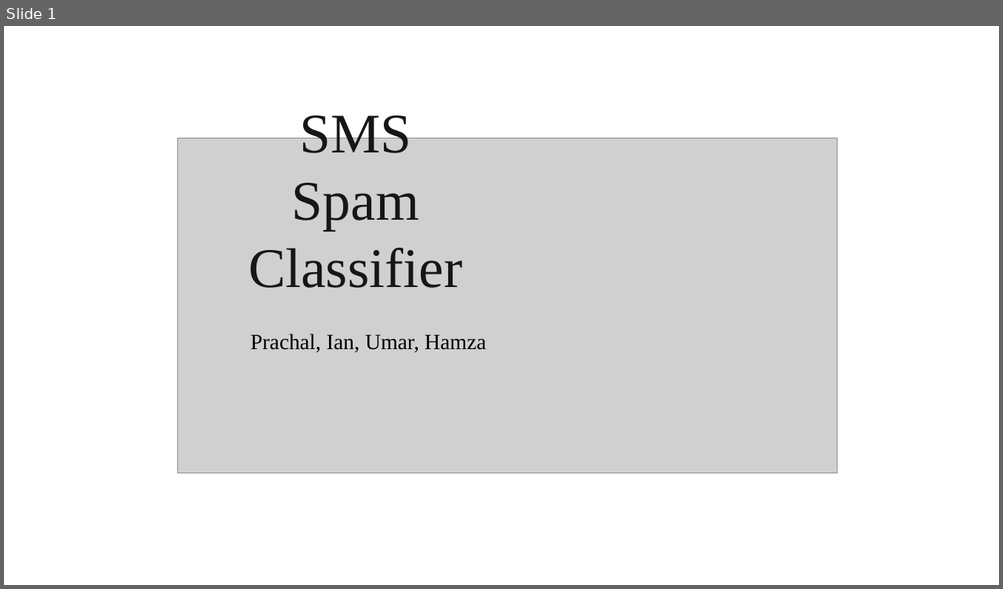
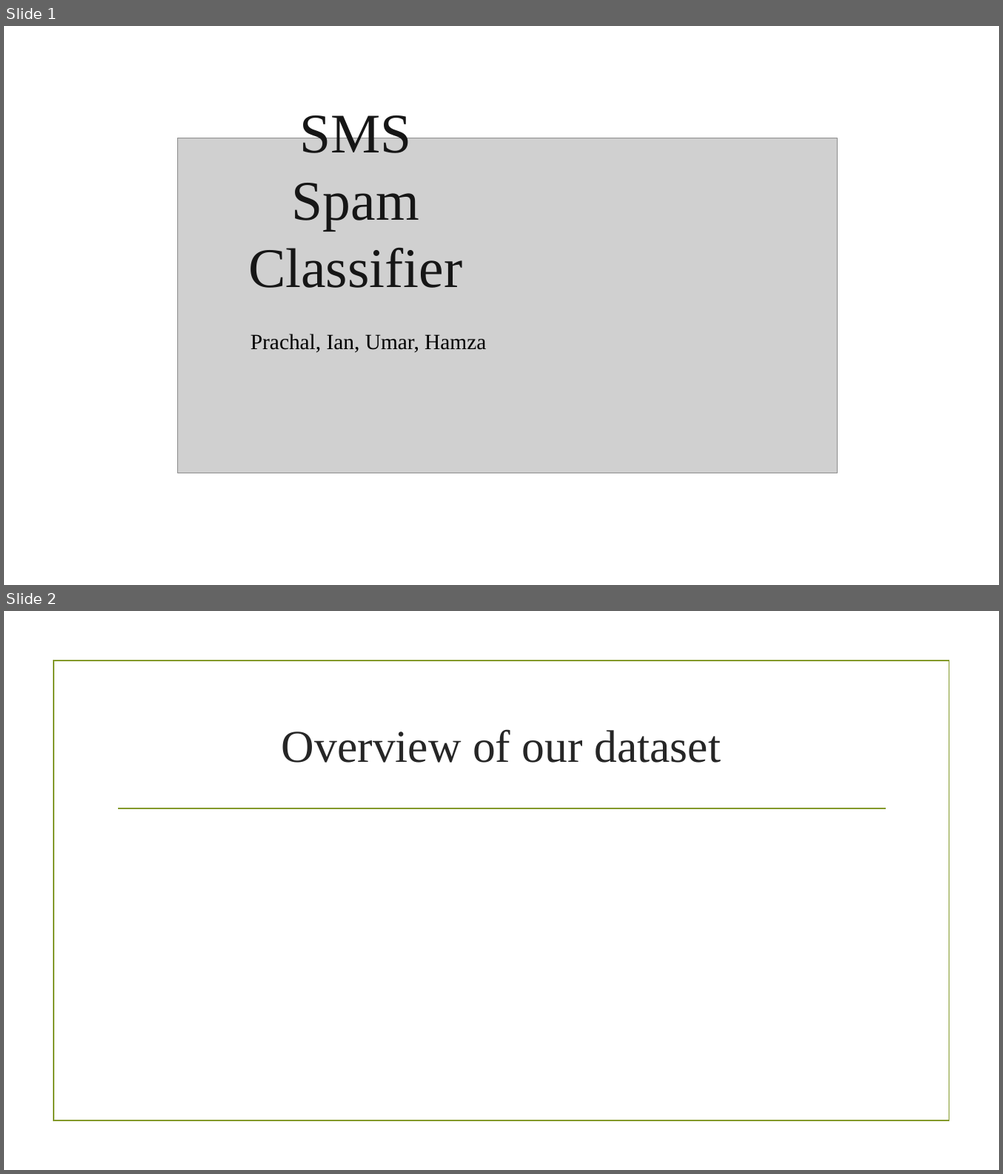
Before and after one commit to devdada/CS-418-Final-Project, a slide deck: SMS Spam Classifier.pptx. Shown one above the other, each under a label of ours: slide 1 before the commit, slides 1 and 2 after it. The pictures are 1003x589 and 1003x1174 pixels, drawn with LibreOffice and Linux fonts; fonts in the diff are those of the drawing; grey boxes stand for pictures; background and template pictures are left out. Boxes give left, top, right and bottom in pixels: in the first picture for what was removed or moved away, otherwise in the second. Text is boxed around its words. In the diff, an @@ line names an element or a change of style, - is before the commit and + after.

```diff
--- a/SMS Spam Classifier.pptx
+++ b/SMS Spam Classifier.pptx
@@ slide 2 added at <box>4,611,999,1170</box>, background picture (left out) @@
@@ rectangle added at <box>54,661,948,1122</box>, outline #83992A 1.25 pt @@
@@ title added at <box>282,729,720,763</box>, 44 pt, text #262626 @@
+Overview of our dataset
@@ line added from (118, 809) to (885, 809), #83992A 1.25 pt @@
```
Also in this commit, not shown: 2 other slides added.
